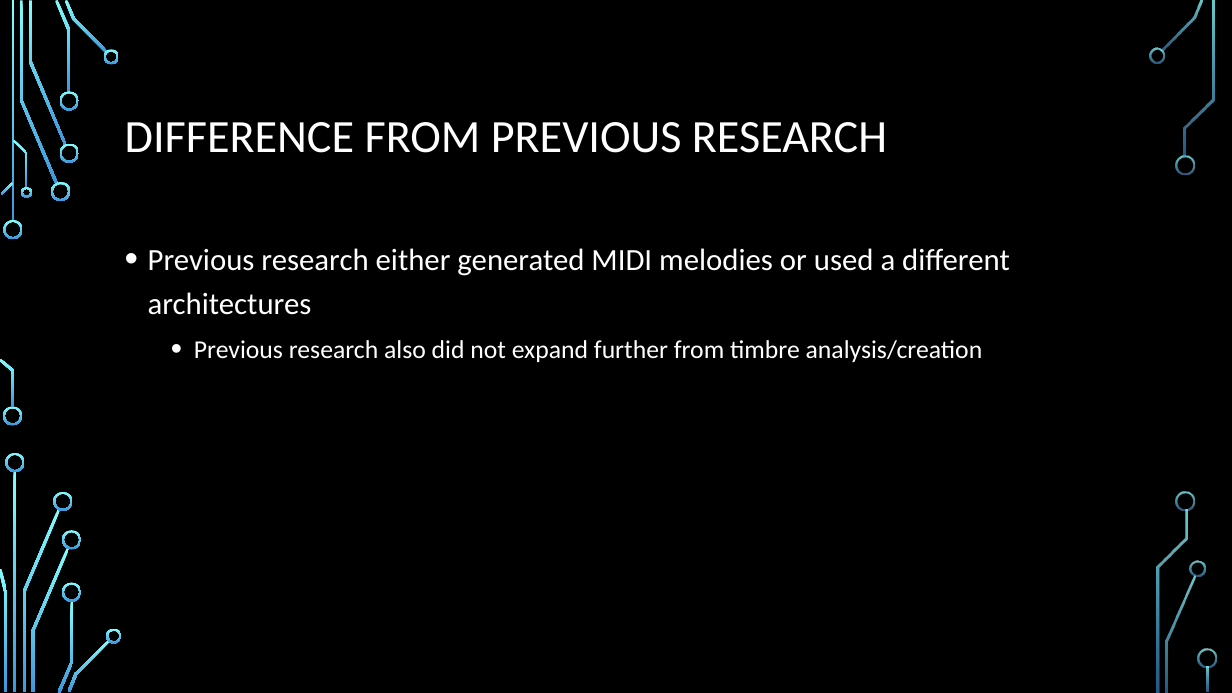
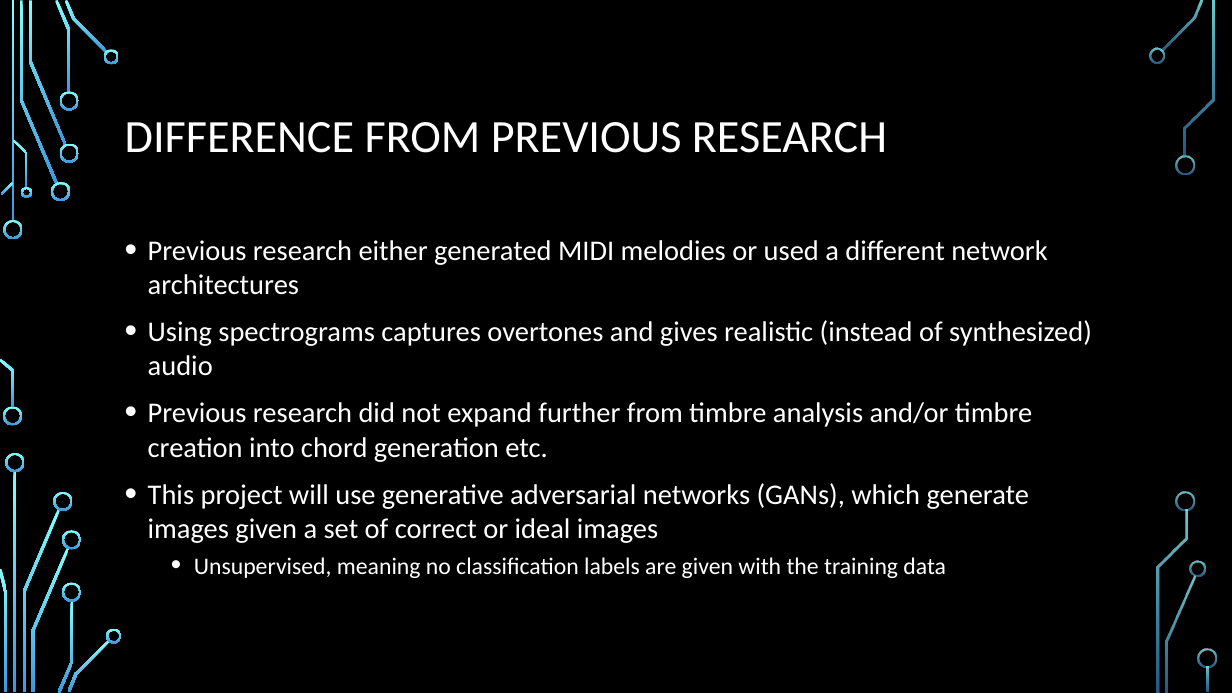
Before and after one commit to tinzh/machine-learning-tone-generation, a slide deck: slide 4 of firstPresentationWithDigitalFlowchart.pptx. Drawn at 1232x693 pixels with LibreOffice and Linux fonts; fonts in the diff are those of the drawing; background and template pictures are left out. Boxes give left, top, right and bottom in pixels: in the first picture for what was removed or moved away, otherwise in the second. Text is boxed around its words. In the diff, an @@ line names an element or a change of style, - is before the commit and + after.

```diff
--- a/firstPresentationWithDigitalFlowchart.pptx
+++ b/firstPresentationWithDigitalFlowchart.pptx
@@ text at <box>148,240,1092,578</box>: text changed; size 24 to 22.2 pt @@
-• Previous research either generated MIDI melodies or used a different architectures
-  • Previous research also did not expand further from timbre analysis/creation
+• Previous research either generated MIDI melodies or used a different network architectures
+• Using spectrograms captures overtones and gives realistic (instead of synthesized) audio
+• Previous research did not expand further from timbre analysis and/or timbre creation into chord generation etc.
+• This project will use generative adversarial networks (GANs), which generate images given a set of correct or ideal images
+  • Unsupervised, meaning no classification labels are given with the training data
```
Also in this commit, not shown: 2 other slides changed, 2 slides added, 2 slides removed, 2 other files.
